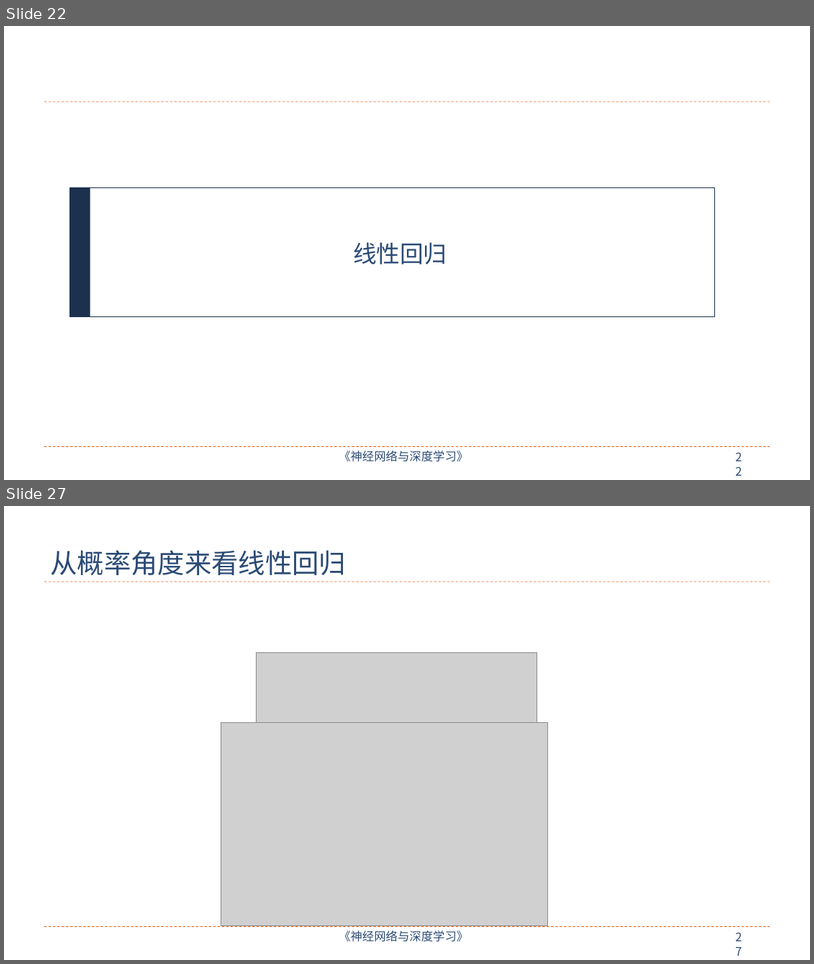
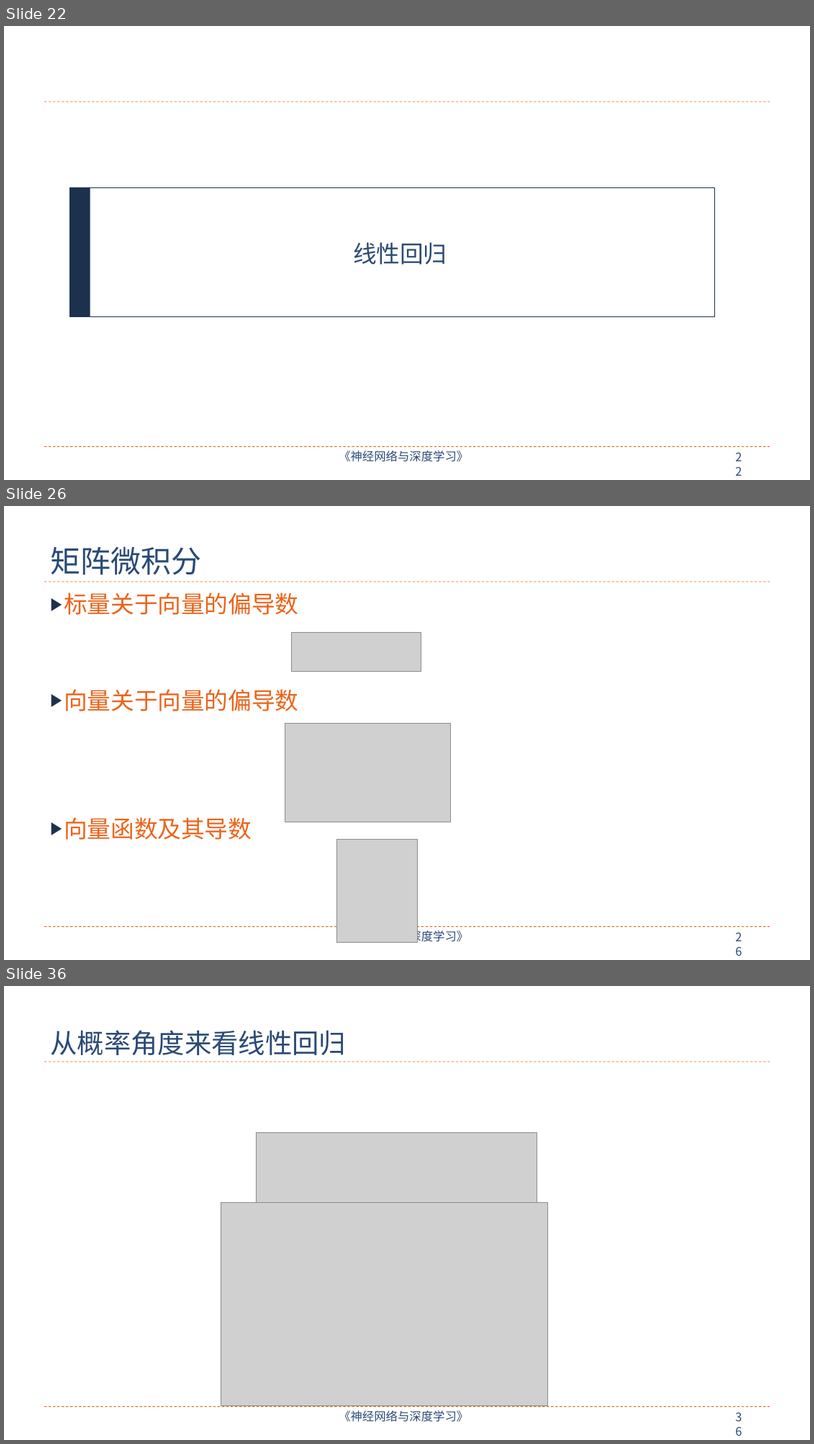
Before and after one commit to nndl/nndl.github.io, a slide deck: ppt/chap-机器学习概述.pptx. Shown one above the other, each under a label of ours: slides 22 and 27 before the commit, slides 22, 26 and 36 after it; the slides between them are not shown. The pictures are 814x964 and 814x1444 pixels, drawn with LibreOffice and Linux fonts; fonts in the diff are those of the drawing; grey boxes stand for pictures. Boxes give left, top, right and bottom in pixels: in the first picture for what was removed or moved away, otherwise in the second. Text is boxed around its words. In the diff, an @@ line names an element or a change of style, - is before the commit and + after.

```diff
--- a/ppt/chap-机器学习概述.pptx
+++ b/ppt/chap-机器学习概述.pptx
@@ slide 26 added at [4, 506, 810, 960], background #FFFFFF; not listed: 4 template elements that a slide beside it also shows @@
@@ title added at [50, 546, 201, 575], 36 pt, text #2A4A75 @@
+矩阵微积分
@@ text added at [64, 592, 298, 839], 28 pt, text #EB641B @@
+▶ 标量关于向量的偏导数
+▶ 向量关于向量的偏导数
+▶ 向量函数及其导数
@@ picture added at [291, 632, 422, 671] @@
@@ picture added at [286, 723, 450, 821] @@
@@ picture added at [337, 839, 417, 942] @@
@@ what was slide 27 is now slide 36 @@
@@ page number at [730, 1407, 755, 1427]: text changed @@
-27
+36
```
Also in this commit, not shown: 25 slides changed, 12 other slides added, 2 other files.
